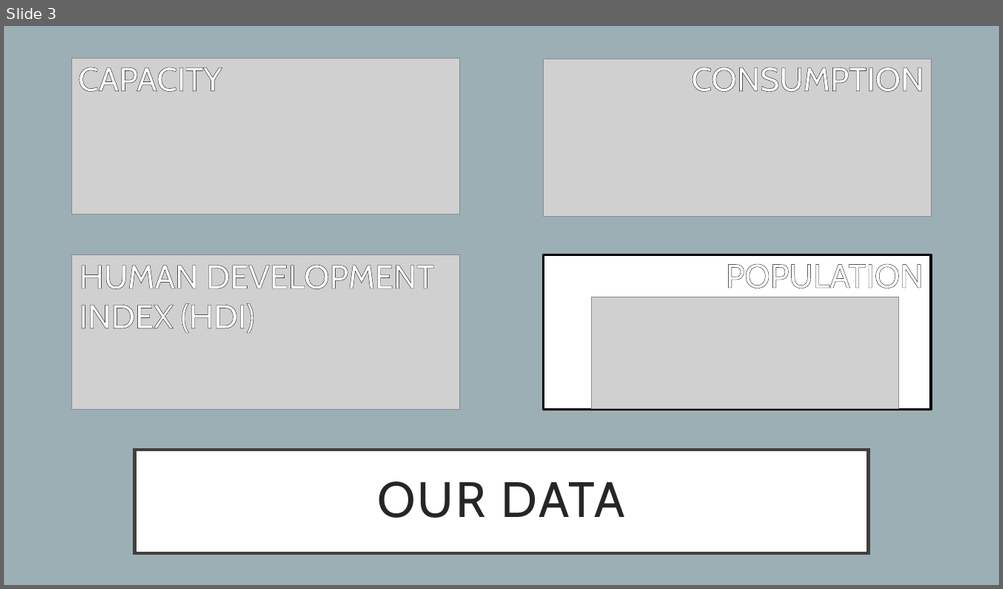
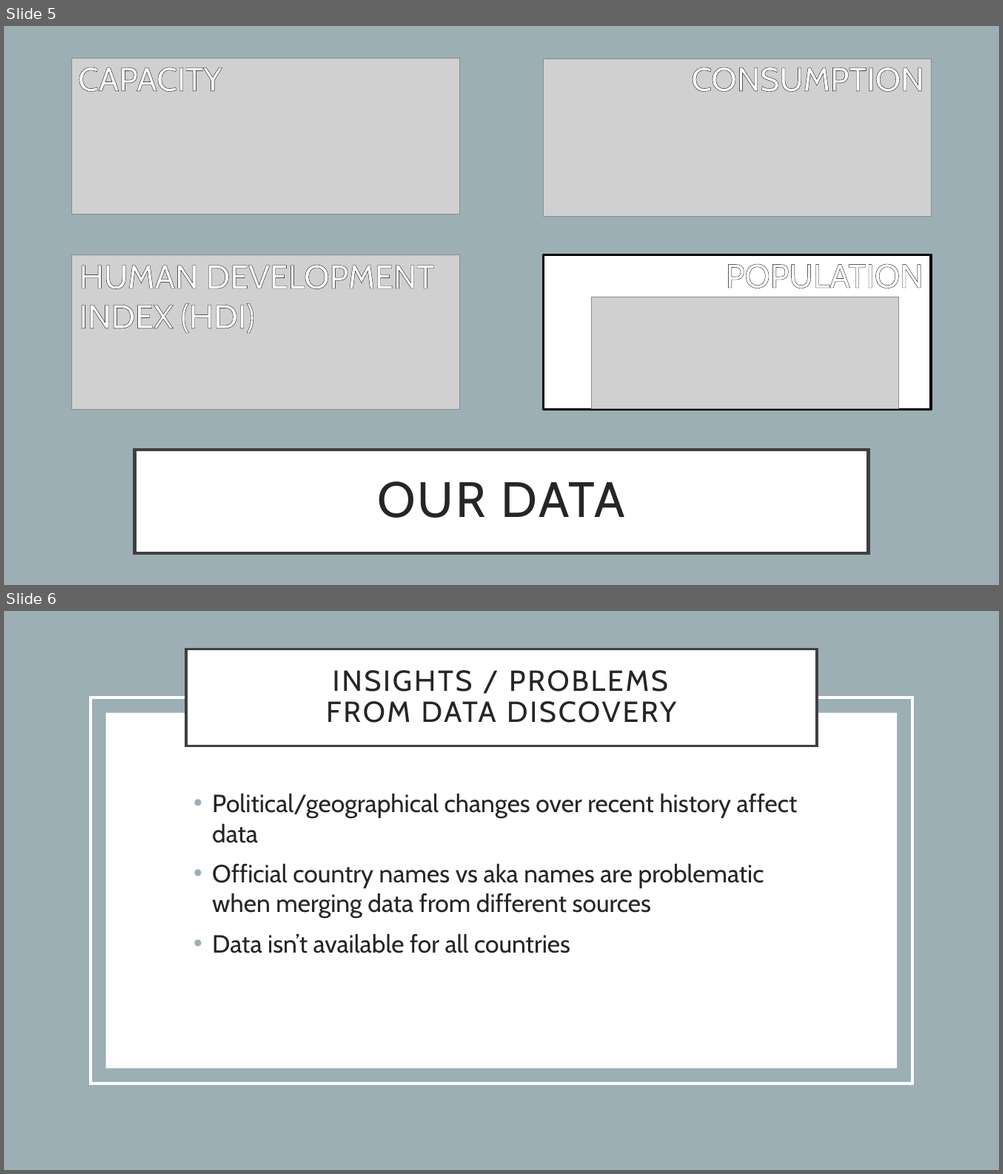
Before and after one commit to gabigham/dagger, a slide deck: Project 1.pptx. Shown one above the other, each under a label of ours: slide 3 before the commit, slides 5 and 6 after it. The pictures are 1003x589 and 1003x1174 pixels, drawn with LibreOffice and Linux fonts; fonts in the diff are those of the drawing; grey boxes stand for pictures. Boxes give left, top, right and bottom in pixels: in the first picture for what was removed or moved away, otherwise in the second. Text is boxed around its words. In the diff, an @@ line names an element or a change of style, - is before the commit and + after.

```diff
--- a/Project 1.pptx
+++ b/Project 1.pptx
@@ slide 6 added at [4, 611, 999, 1170], background #FFFFFF @@
@@ rectangle added at [4, 611, 999, 1170], fill #9BAFB5 @@
@@ title added at [186, 649, 817, 746], fill #FFFFFF, outline #404040 2.5 pt, 28 pt, text #262626 @@
+INSIGHTS / PROBLEMS
+FROM DATA DISCOVERY
@@ rectangle added at [91, 698, 912, 1084], outline #FFFFFF 2.5 pt @@
@@ rectangle added at [106, 712, 897, 1068], fill #FFFFFF @@
@@ text added at [212, 793, 797, 954], 24 pt, text #262626 @@
+• Political/geographical changes over recent history affect data
+• Official country names vs aka names are problematic when merging data from different sources
+• Data isn’t available for all countries
@@ what was slide 3 is now slide 5 @@
```
Also in this commit, not shown: 5 slides changed, 4 other slides added, 2 slides removed, 2 other files.
